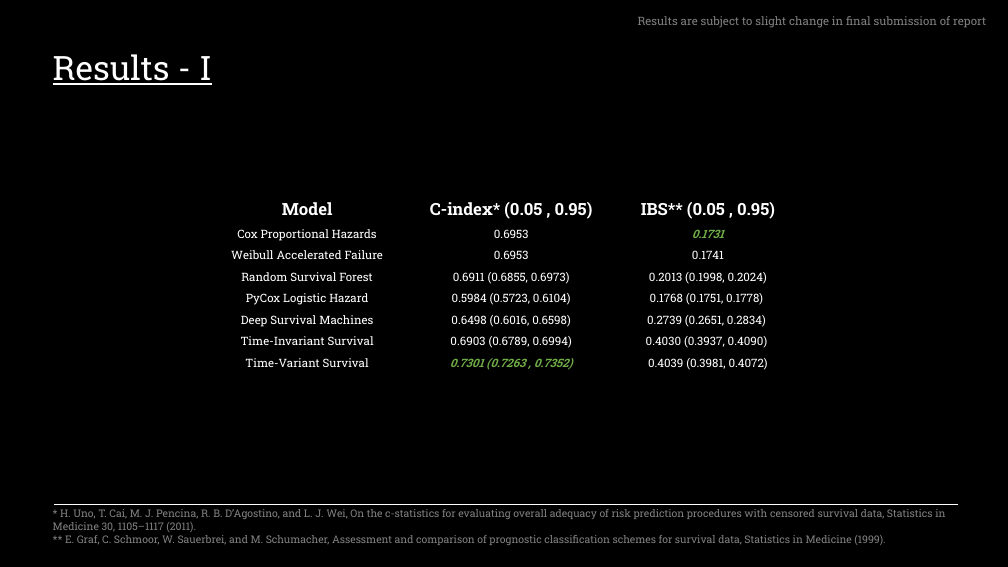
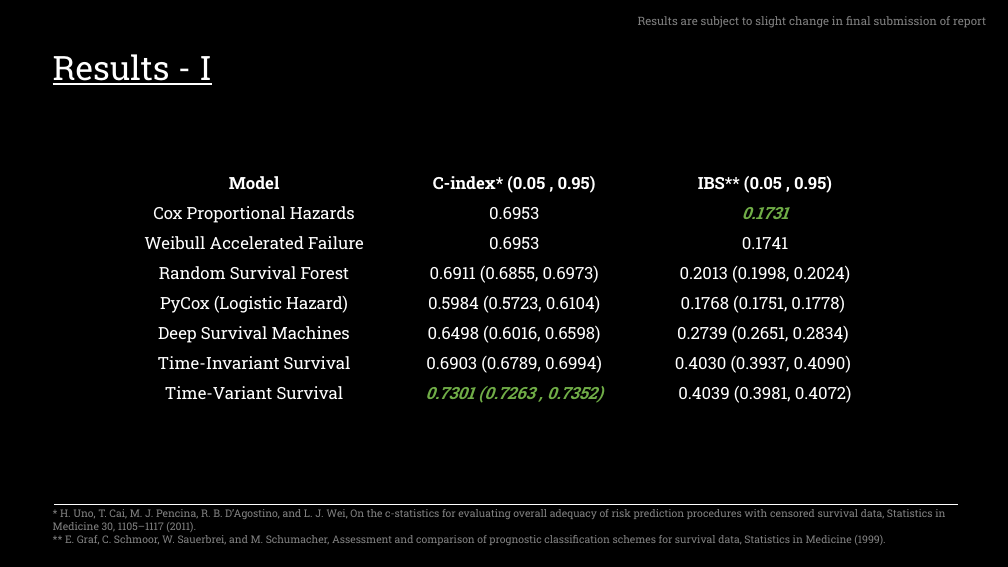
Before and after one commit to sourasen1011/UoE_Research_Project_2023, a slide deck: slide 8 of presentations/powerpoint_presentation/my_presentation.pptx. Drawn at 1008x567 pixels with LibreOffice and Linux fonts; fonts in the diff are those of the drawing. Boxes give left, top, right and bottom in pixels: in the first picture for what was removed or moved away, otherwise in the second. Text is boxed around its words. In the diff, an @@ line names an element or a change of style, - is before the commit and + after.

```diff
--- a/presentations/powerpoint_presentation/my_presentation.pptx
+++ b/presentations/powerpoint_presentation/my_presentation.pptx
@@ table at [131, 167, 879, 407] @@
-row 5, column 1: PyCox Logistic Hazard
+row 5, column 1: PyCox (Logistic Hazard)
@@ size 11 to 16 pt in "Cox Proportional Hazards", "0.6953", "0.1731", "Weibull Accelerated Failure" and 16 more places @@
@@ table: place and size @@
-table at [211, 195, 798, 374]
+table at [131, 167, 879, 407]
```
Also in this commit, not shown: 9 other slides changed, 1 other file.
